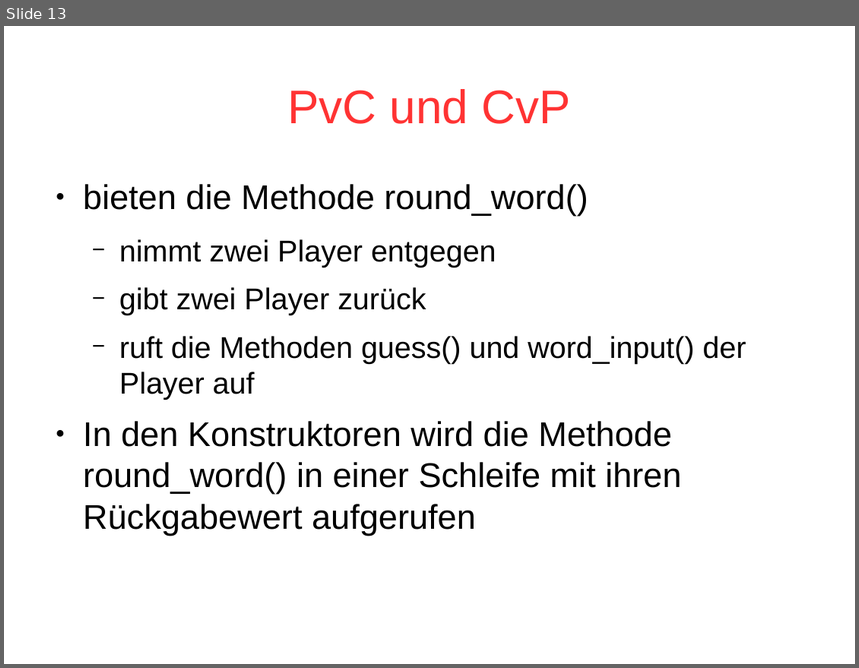
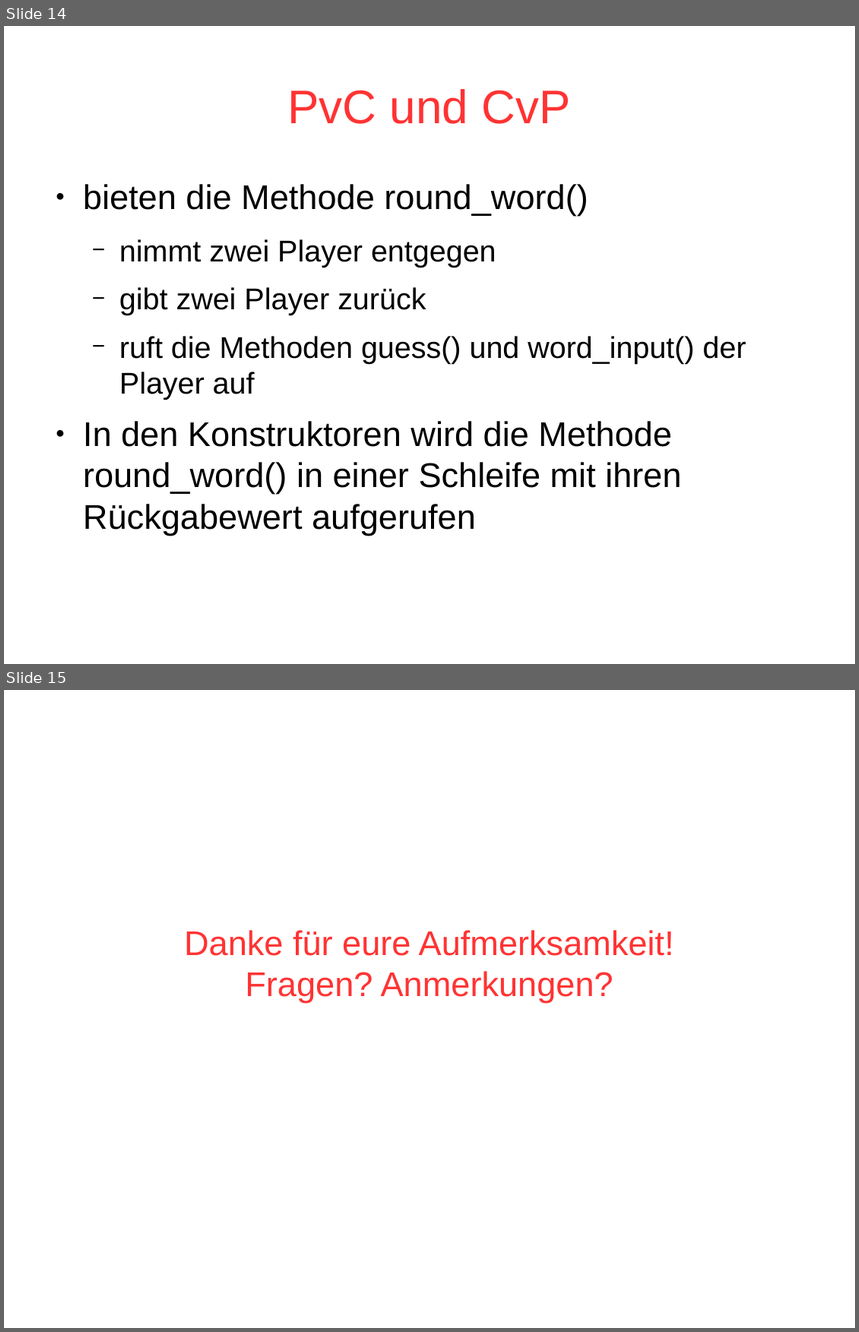
Before and after one commit to dodonator/hangman_java, a slide deck: Hangman.odp. Shown one above the other, each under a label of ours: slide 13 before the commit, slides 14 and 15 after it. The pictures are 859x668 and 859x1332 pixels, drawn with LibreOffice and Linux fonts; fonts in the diff are those of the drawing. Boxes give left, top, right and bottom in pixels: in the first picture for what was removed or moved away, otherwise in the second. Text is boxed around its words. In the diff, an @@ line names an element or a change of style, - is before the commit and + after.

```diff
--- a/Hangman.odp
+++ b/Hangman.odp
@@ slide 15 added at bbox=[4, 690, 855, 1328], background #FFFFFF @@
@@ subtitle added at bbox=[184, 930, 674, 1003], 32 pt, text #FF3333 @@
+Danke für eure Aufmerksamkeit!
+Fragen? Anmerkungen?
@@ what was slide 13 is now slide 14 @@
```
Also in this commit, not shown: 2 slides changed, 1 other slide added, 14 other files.
